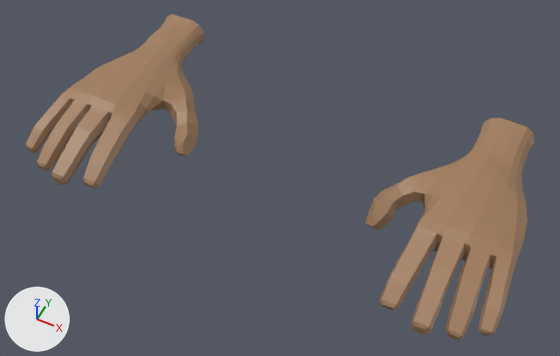
An edit to the glTF model App/assets/models/hand-animated.glb, drawn before and after from the same camera.
Camera for both pictures: a camera (50 mm lens) standing at (0.753, -1.945, 1.816) and looking at (0.01, -0.459, -0.042). Every picture has the same lights, and +X, +Y and +Z are marked at lower left. Vertices at the same position are counted once.

The first picture shows 'Hand_Mesh'.
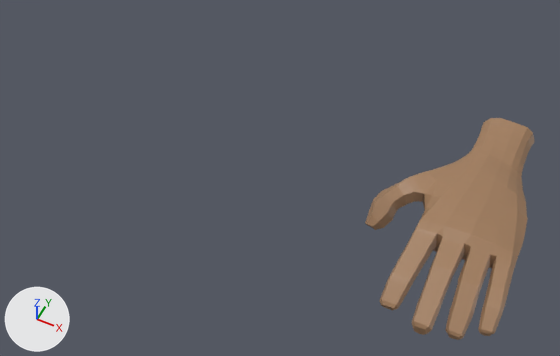
The newer file is also turned or shifted as a whole; pictures and numbers use the older file's frame.

Diff of the bpy script that builds the scene:
```diff
--- a/App/assets/models/hand-animated.glb.py
+++ b/App/assets/models/hand-animated.glb.py
@@ me_plane @@
 me_plane.from_pydata(...)  # 1142 vertices, 2276 faces; spans x -0.79..0.79, y -1.76..-0.96, z -0.08..0.1
 # used by ob_hand_mesh; location = (0.0, 0.96, 0.0)
+# me_plane part 1: the loose piece of 571 vertices spanning x -0.79..-0.31, y -1.76..-0.96, z -0.08..0.1 is deleted
 me_plane.materials.append(mat_material)
```

Where the change shows, as pixel boxes [x1, y1, x2, y2] in the pictures (560 x 356 px):
'Hand_Mesh', reshaped (67% narrower, 32% shorter)
    before: [25, 14, 535, 340]
    after: [365, 118, 535, 340]
part 1 of me_plane, deleted (beige)
    before: [25, 14, 204, 189]
